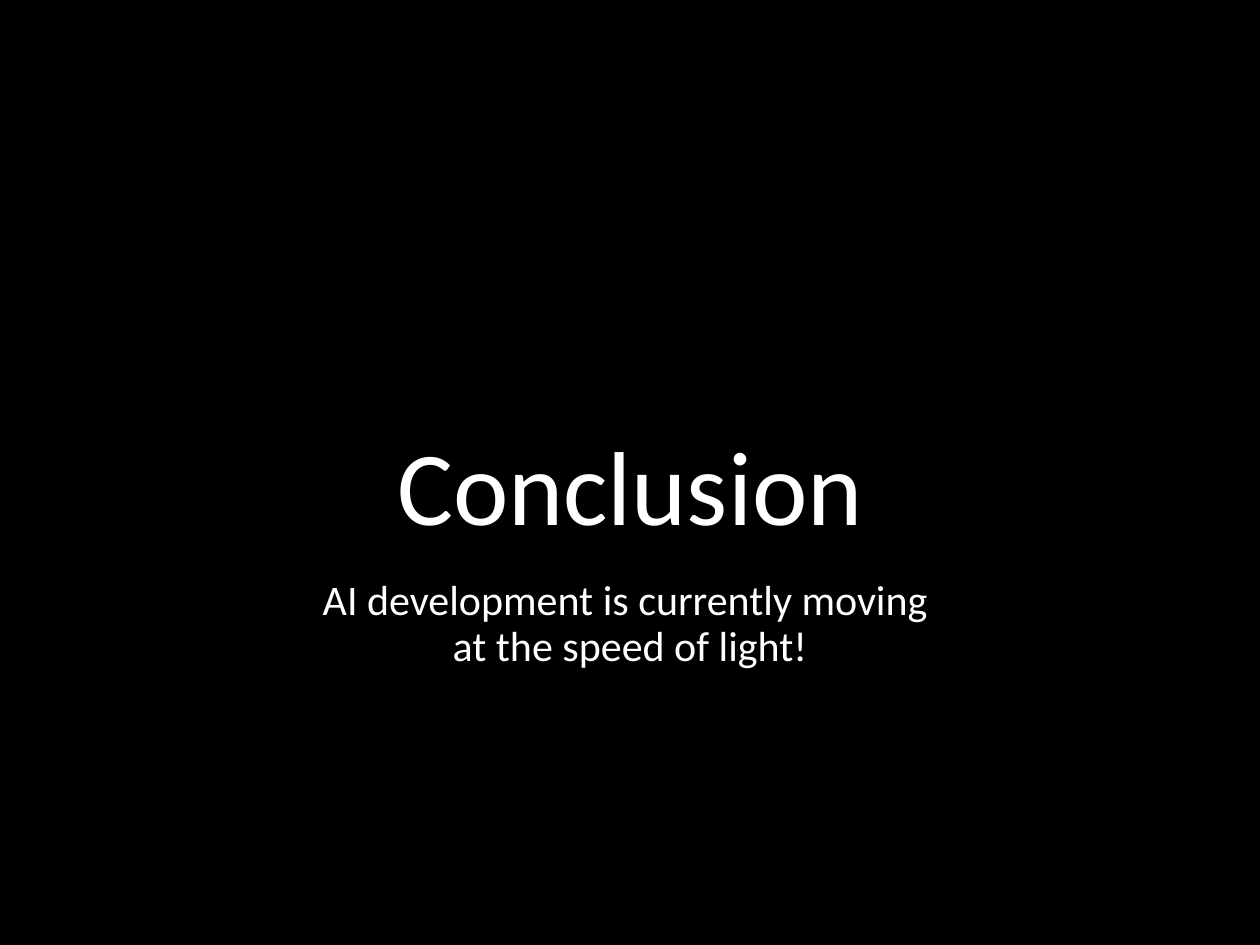
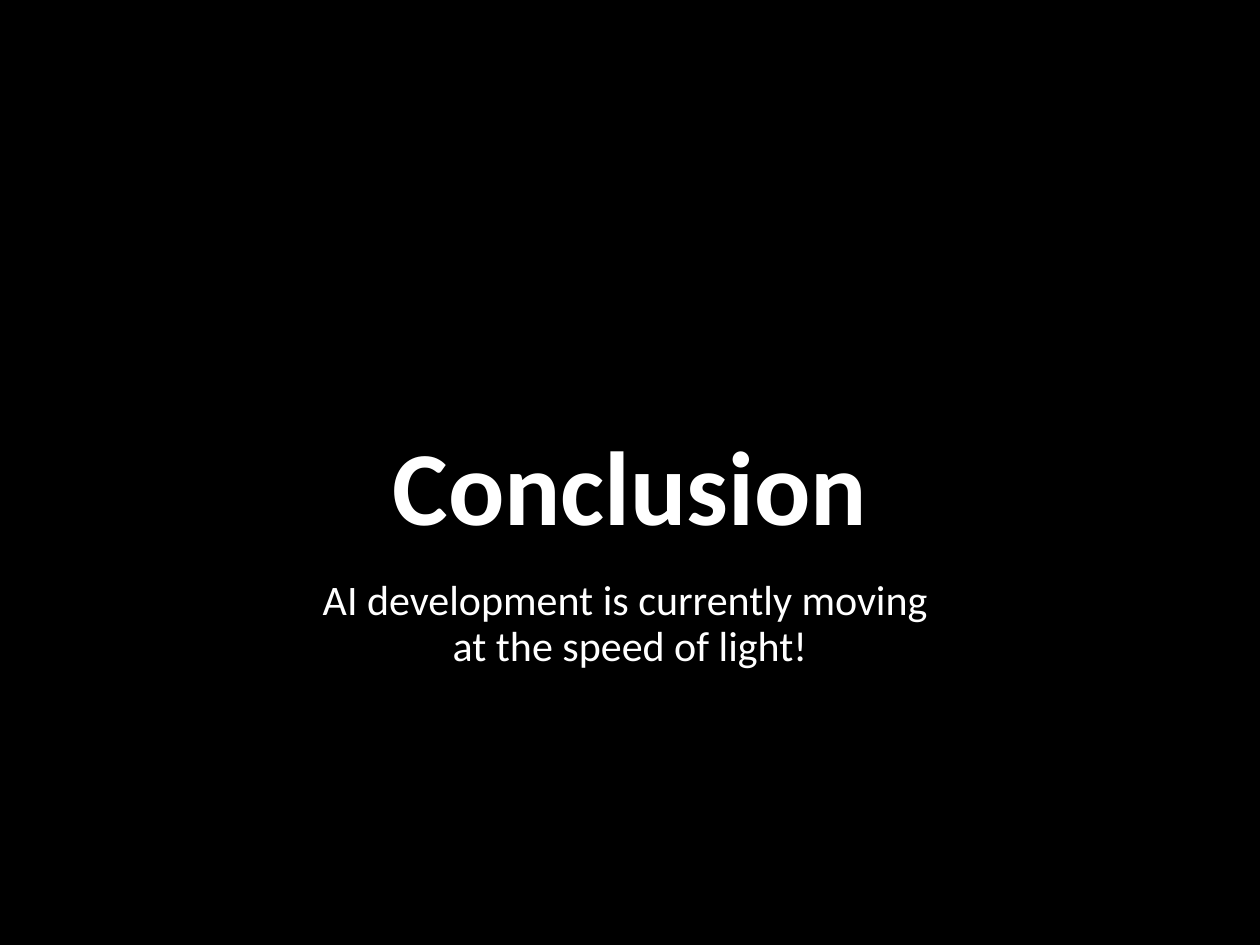
Before and after one commit to mhahsler/CS7320-AI, a slide deck: slide 7 of slides/xx_more_AI.pptx. Drawn at 1260x945 pixels with LibreOffice and Linux fonts; fonts in the diff are those of the drawing; background and template pictures are left out. Boxes give left, top, right and bottom in pixels: in the first picture for what was removed or moved away, otherwise in the second. Text is boxed around its words. In the diff, an @@ line names an element or a change of style, - is before the commit and + after.

```diff
--- a/slides/xx_more_AI.pptx
+++ b/slides/xx_more_AI.pptx
@@ title "Conclusion" at bbox=[393, 451, 867, 526]: bold on @@
```
Also in this commit, not shown: 1 other slide changed, 9 other files.
